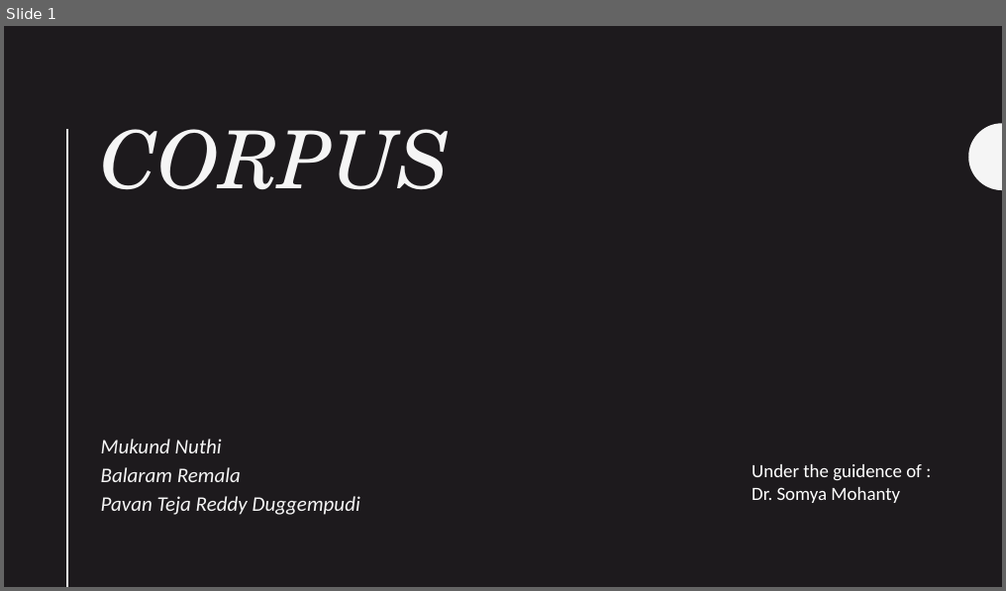
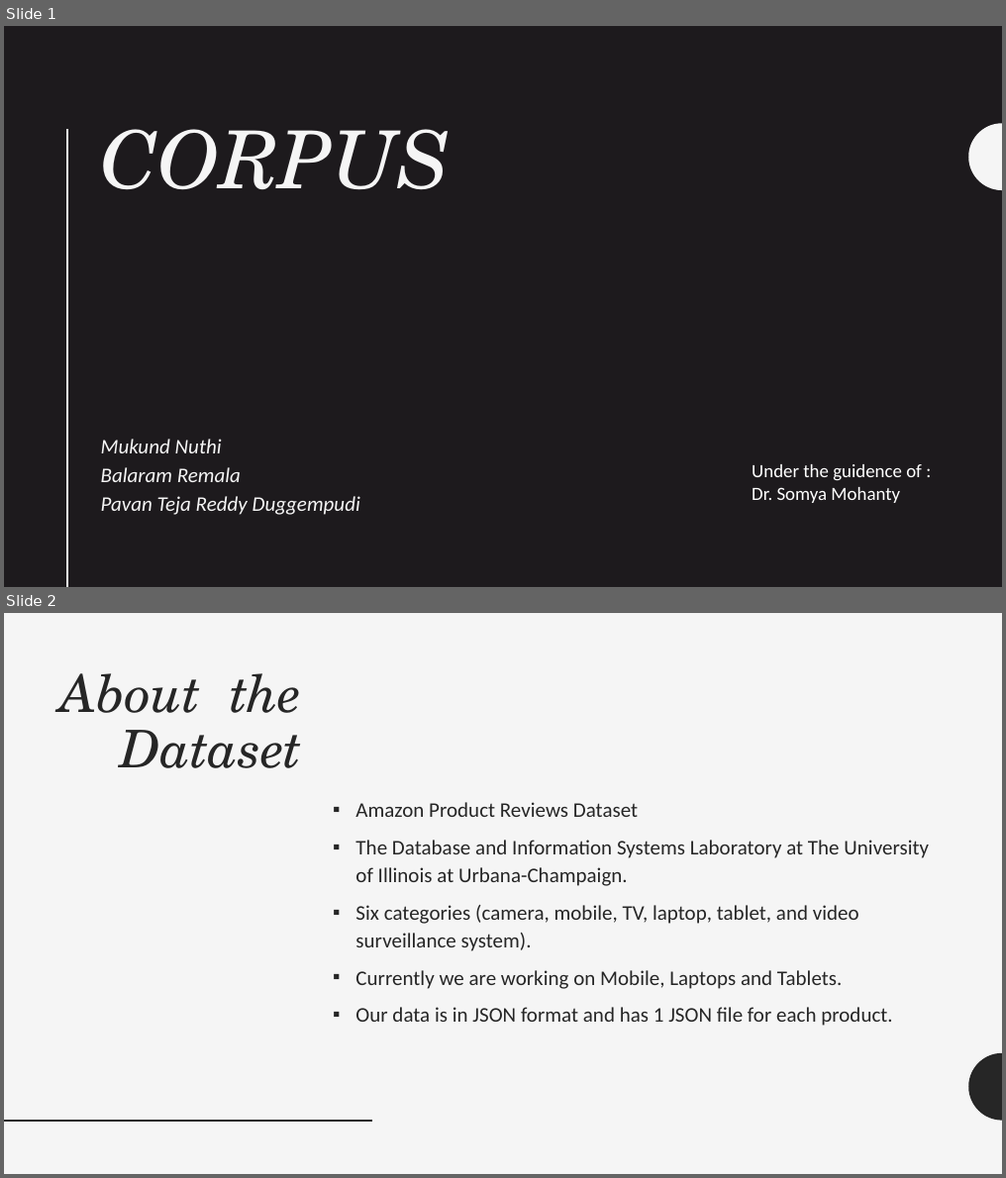
Before and after one commit to UNCG-CSE/CORPUS, a slide deck: presentations/DS ppt.pptx. Shown one above the other, each under a label of ours: slide 1 before the commit, slides 1 and 2 after it. The pictures are 1006x591 and 1006x1178 pixels, drawn with LibreOffice and Linux fonts; fonts in the diff are those of the drawing. Boxes give left, top, right and bottom in pixels: in the first picture for what was removed or moved away, otherwise in the second. Text is boxed around its words. In the diff, an @@ line names an element or a change of style, - is before the commit and + after.

```diff
--- a/presentations/DS ppt.pptx
+++ b/presentations/DS ppt.pptx
@@ slide 2 added at (x1=4, y1=613, x2=1002, y2=1174), background #F5F5F5 @@
@@ title added at (x1=60, y1=673, x2=303, y2=768), 50 pt, text #262626, italic @@
+About the Dataset
@@ text added at (x1=355, y1=802, x2=929, y2=1026), 20 pt, text #262626 @@
+▪ Amazon Product Reviews Dataset
+▪ The Database and Information Systems Laboratory at The University of Illinois at Urbana-Champaign.
+▪ Six categories (camera, mobile, TV, laptop, tablet, and video surveillance system).
+▪ Currently we are working on Mobile, Laptops and Tablets.
+▪ Our data is in JSON format and has 1 JSON file for each product.
@@ freeform shape added at (x1=969, y1=1054, x2=1002, y2=1121), fill #262626 @@
@@ line added from (4, 1121) to (372, 1121), #262626 2 pt @@
```
Also in this commit, not shown: 2 slides changed, 12 other slides added, 1 slide removed.
